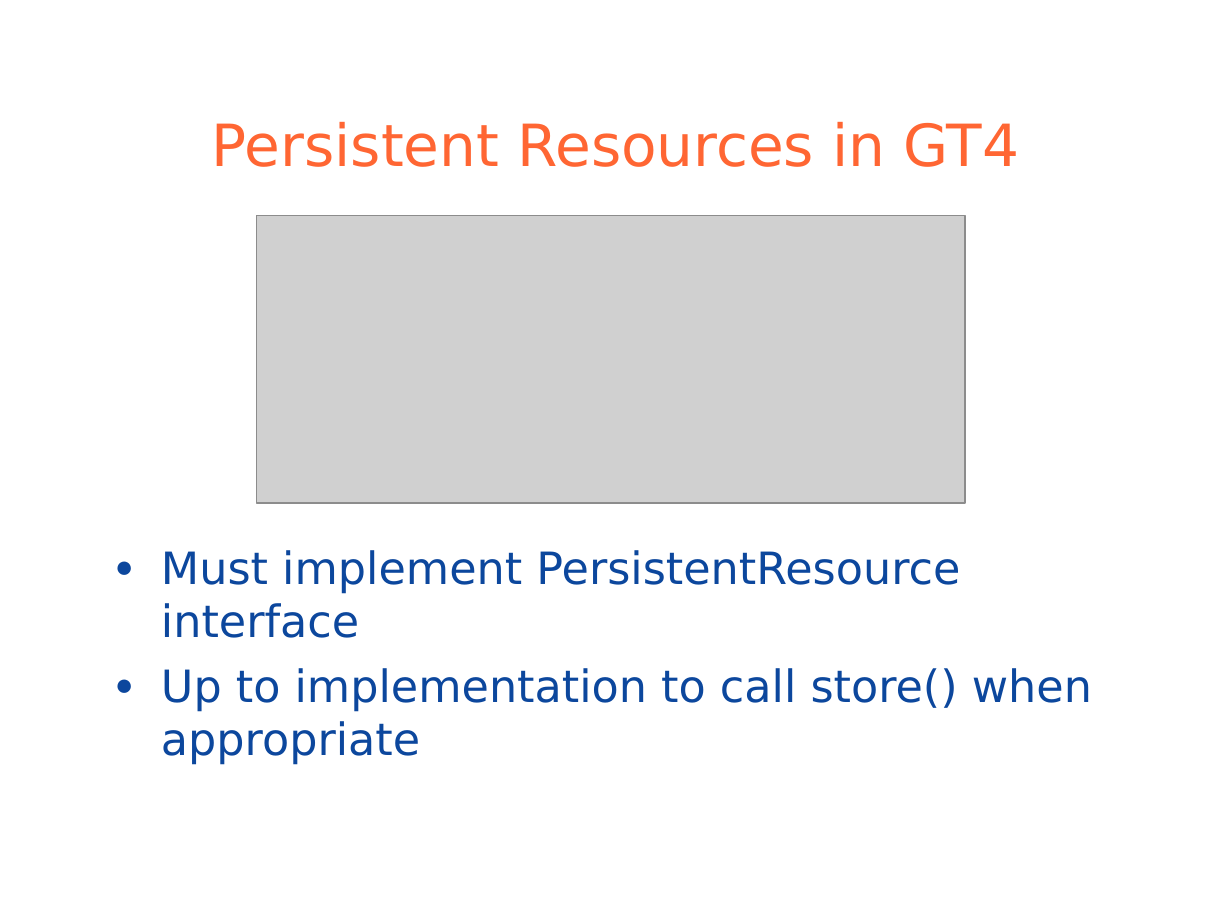
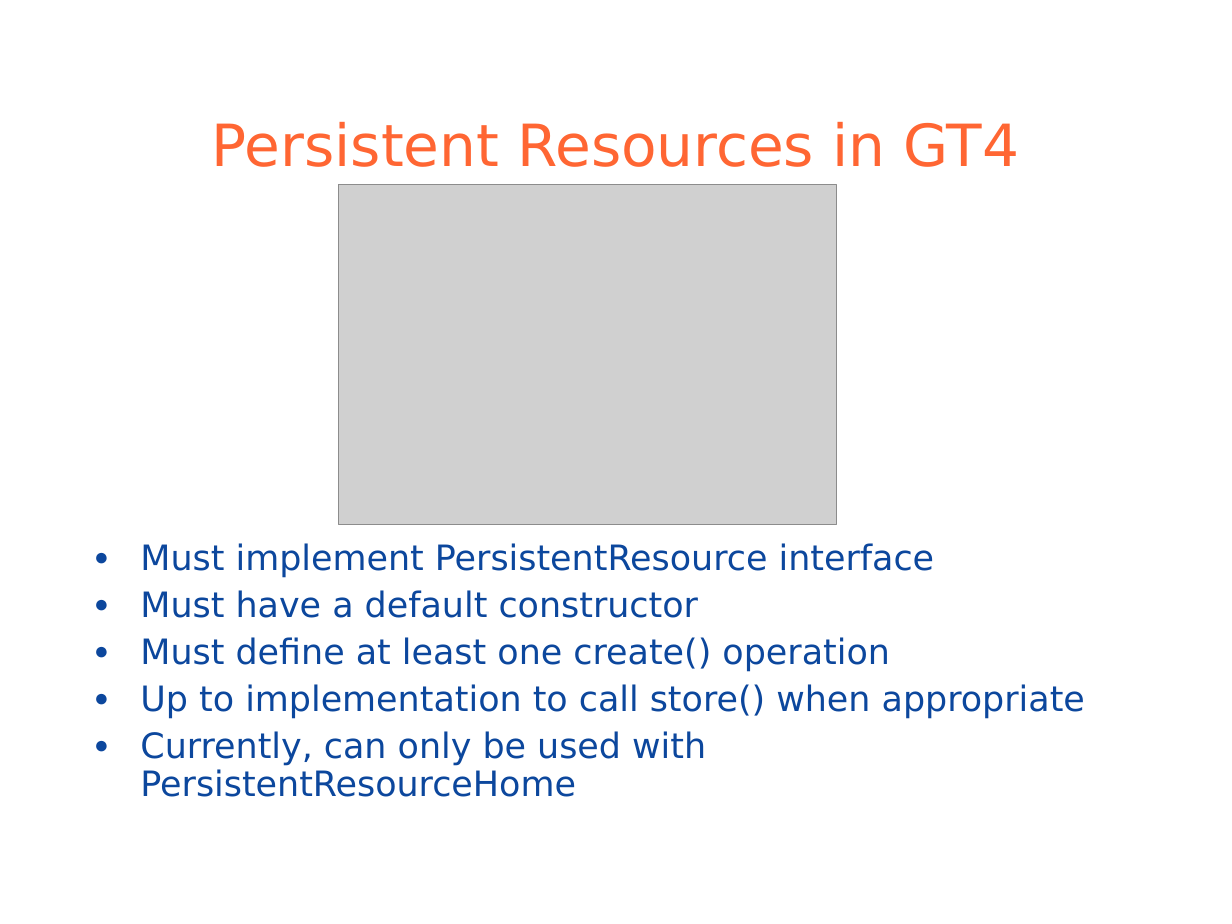
Before and after one commit to globus/globus-toolkit-documentation, a slide deck: slide 17 of toolkit/docs/development/wsrf/WSRFTutorial.ppt. Drawn at 1232x924 pixels with LibreOffice and Linux fonts; fonts in the diff are those of the drawing; grey boxes stand for pictures; background and template pictures are left out. Boxes give left, top, right and bottom in pixels: in the first picture for what was removed or moved away, otherwise in the second. Text is boxed around its words. In the diff, an @@ line names an element or a change of style, - is before the commit and + after.

```diff
--- a/toolkit/docs/development/wsrf/WSRFTutorial.ppt
+++ b/toolkit/docs/development/wsrf/WSRFTutorial.ppt
@@ picture resized from (x1=256, y1=216, x2=965, y2=503) to (x1=339, y1=185, x2=837, y2=525) @@
@@ text "Must implement PersistentResource interface" moved from (x1=161, y1=550, x2=1092, y2=765) to (x1=140, y1=543, x2=1085, y2=797) @@
@@ text at (x1=140, y1=543, x2=1085, y2=719): size 26 to 20.4 pt in "Must implement PersistentResource interface", "Up to implementation to call store() when ..."; line spacing 1 to 0.9; less space between paragraphs @@
@@ text at (x1=140, y1=590, x2=889, y2=672): paragraphs added @@
+● Must have a default constructor
+● Must define at least one create() operation
@@ text at (x1=140, y1=731, x2=706, y2=797): paragraph added @@
+● Currently, can only be used with PersistentResourceHome
```
Also in this commit, not shown: 12 other slides changed.
